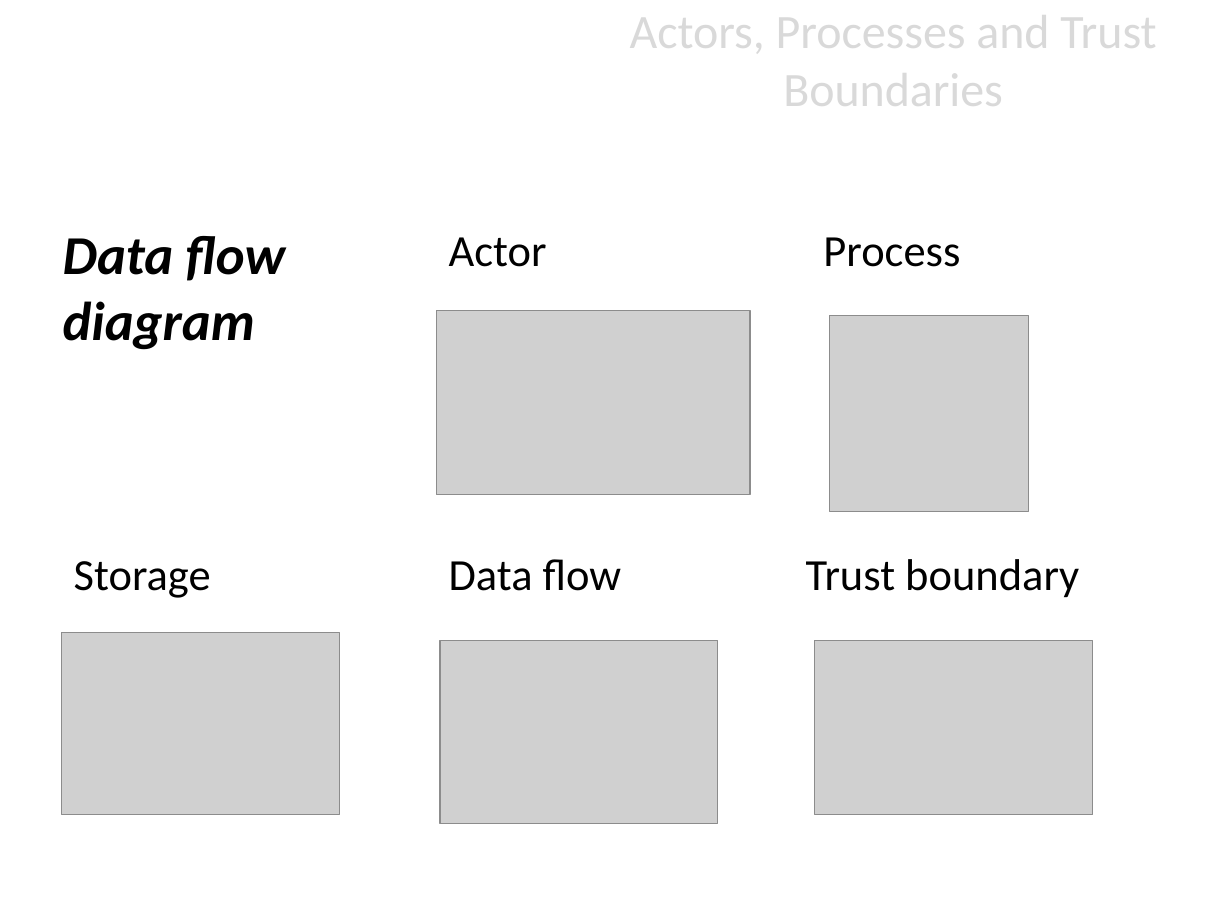
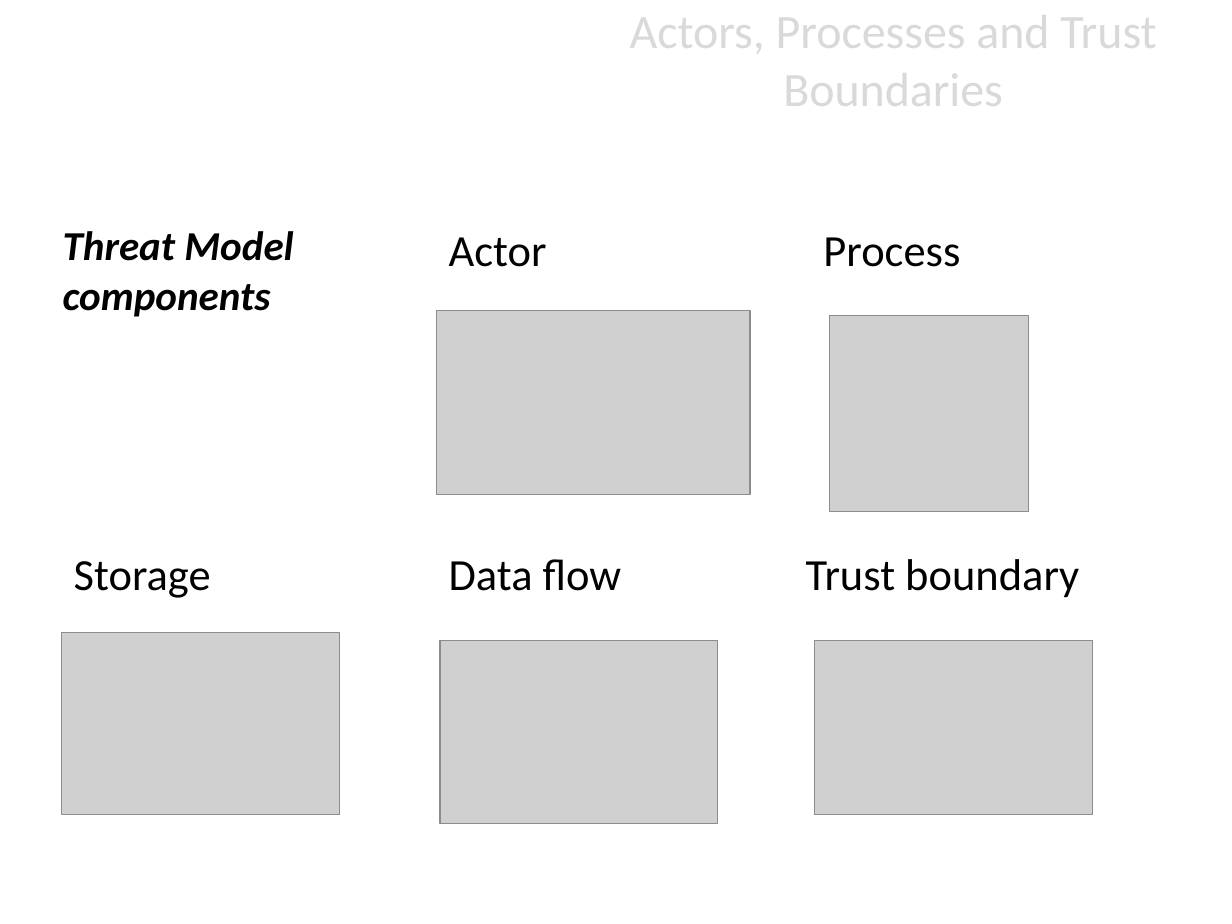
Before and after one commit to jgadsden/owasp-threat-dragon-models, a slide deck: slide 8 of OWASP_short_introduction_threat_modeling.odp (slide 7 before the commit). Drawn at 1232x924 pixels with LibreOffice and Linux fonts; fonts in the diff are those of the drawing; grey boxes stand for pictures; background and template pictures are left out. Boxes give left, top, right and bottom in pixels: in the first picture for what was removed or moved away, otherwise in the second. Text is boxed around its words. In the diff, an @@ line names an element or a change of style, - is before the commit and + after.

```diff
--- a/OWASP_short_introduction_threat_modeling.odp
+++ b/OWASP_short_introduction_threat_modeling.odp
@@ text at (63,231,293,317): text changed; size 32 to 24 pt @@
-Data flow diagram
+Threat Model components
```
Also in this commit, not shown: 1 slide added.
